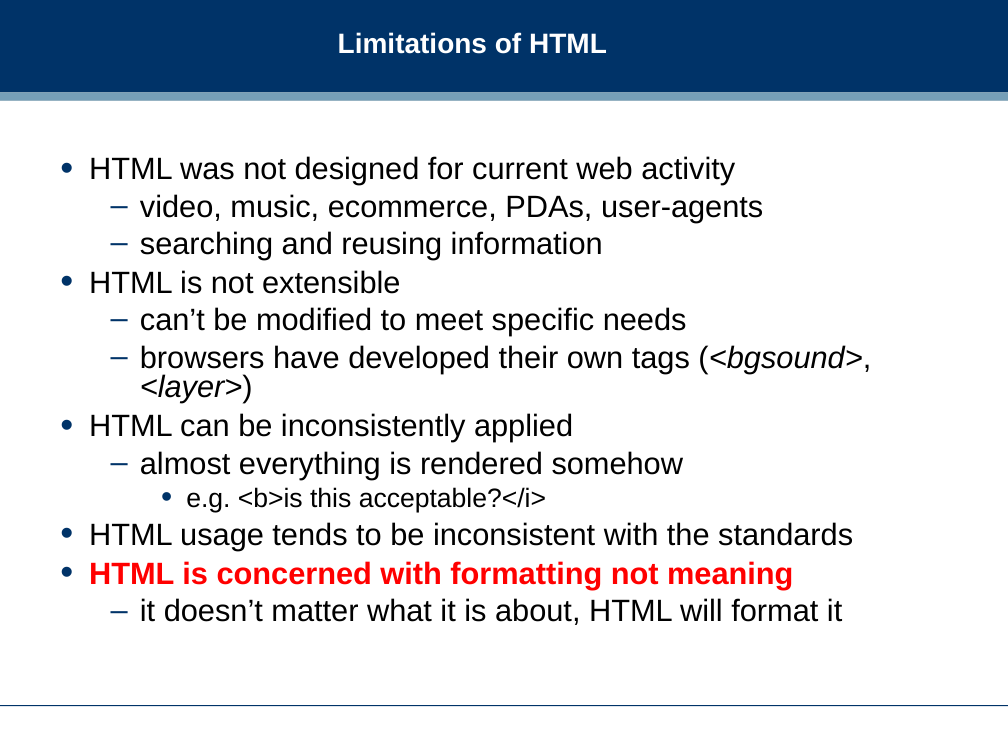
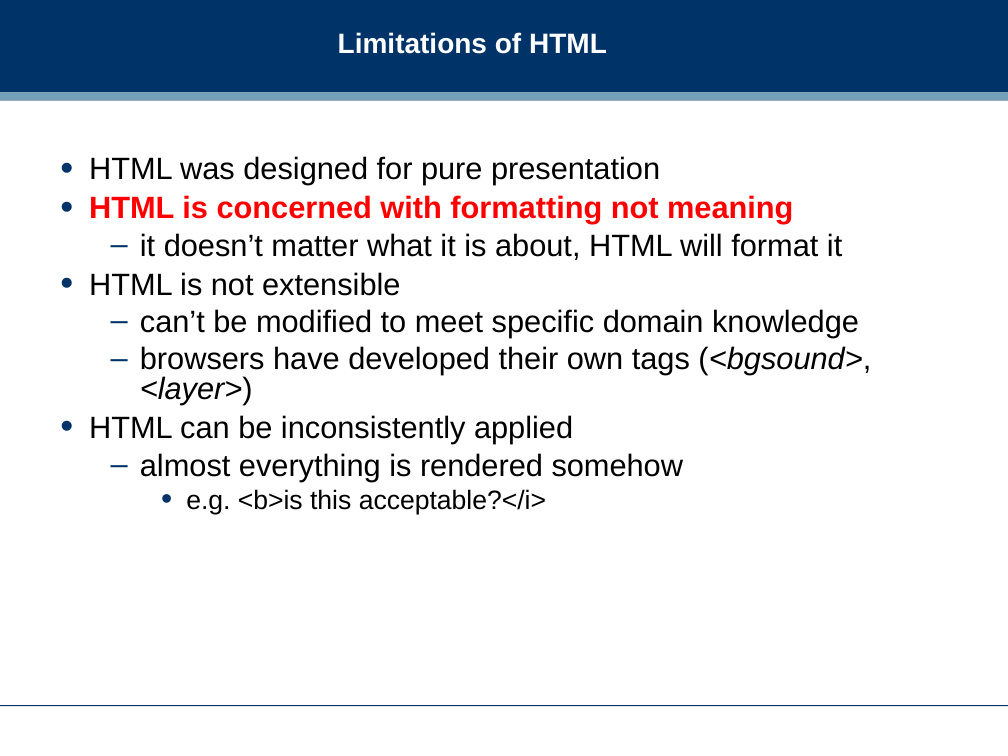
Before and after one commit to dreamind/ix, a slide deck: slide 6 of lectures/representing-data/xml.ppt (slide 3 before the commit). Drawn at 1008x756 pixels with LibreOffice and Linux fonts; fonts in the diff are those of the drawing; background and template pictures are left out. Boxes give left, top, right and bottom in pixels: in the first picture for what was removed or moved away, otherwise in the second. Text is boxed around its words. In the diff, an @@ line names an element or a change of style, - is before the commit and + after.

```diff
--- a/lectures/representing-data/xml.ppt
+++ b/lectures/representing-data/xml.ppt
@@ text at [89,156,842,260]: text changed @@
-• HTML was not designed for current web activity
-  – video, music, ecommerce, PDAs, user-agents
-  – searching and reusing information
+• HTML was designed for pure presentation
+• HTML is concerned with formatting not meaning
+  – it doesn’t matter what it is about, HTML will format it
@@ text at [140,309,859,338]: text changed @@
-  – can’t be modified to meet specific needs
+  – can’t be modified to meet specific domain knowledge
@@ text at [89,522,853,625]: paragraphs removed @@
-• HTML usage tends to be inconsistent with the standards
-• HTML is concerned with formatting not meaning
-  – it doesn’t matter what it is about, HTML will format it
```
Also in this commit, not shown: 8 other slides changed, 5 slides added, 7 slides removed, 11 other files.
